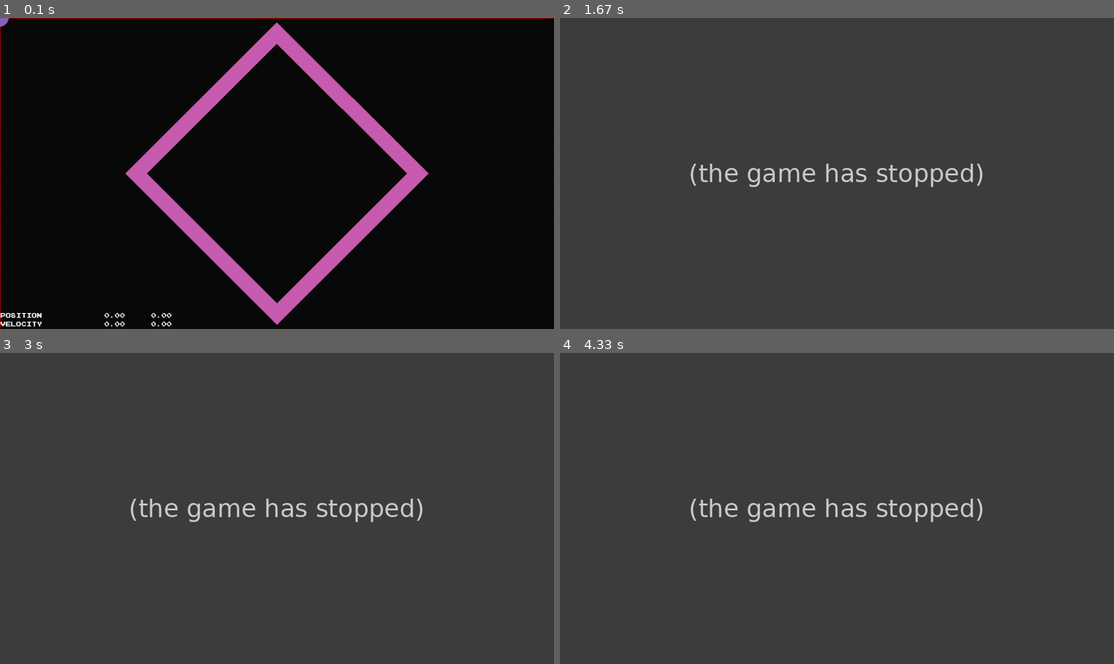
Above: before the commit, frames 1-4 (two rows, left to right).
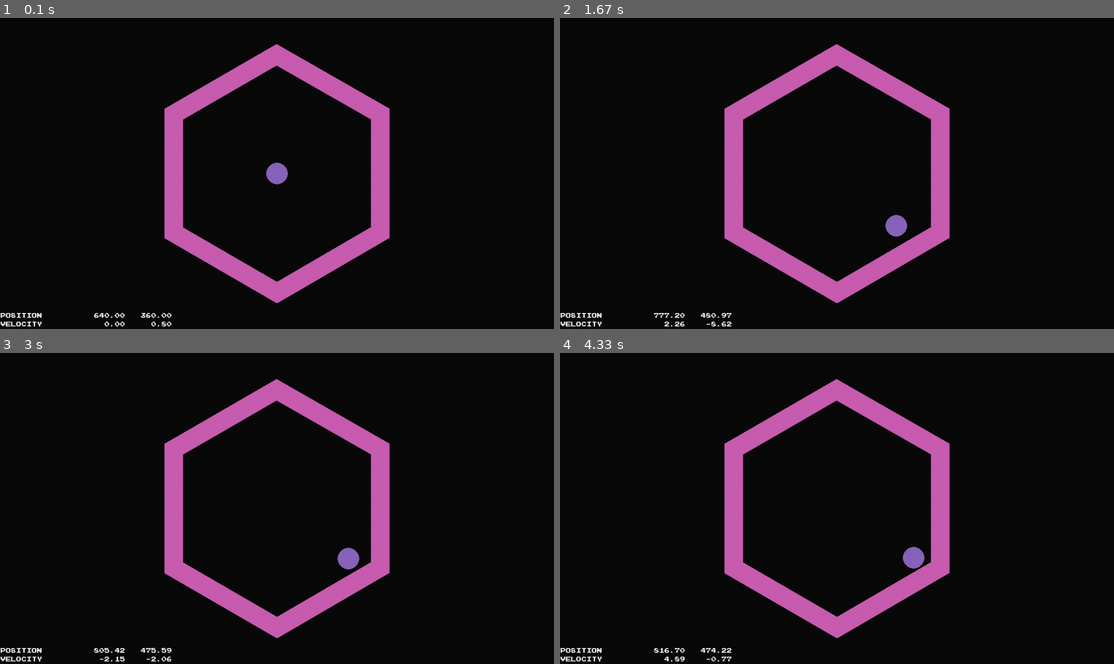
Above: after the commit, the same moments.

Repository: jwannamaker/PolyBounce
Game: pygame game, started from main.py
Two runs of this game, one before a commit and one after it. Both use one fixed random seed, a clock stepped at 60 frames per second and the inputs below.
Inputs:
- Up to frame 1 (0.1 s): no input
- Up to frame 2 (1.67 s): hold Space 0.33-0.8 s; hold D 0.33-0.8 s; hold Q 0.83-1.3 s; hold D 0.83-1.3 s; tap Space at 0.9, 1.2, 1.4 s; hold D from 1.33 s (still down)
- Up to frame 3 (3 s): tap Space at 1.7, 1.9, 2.23, 2.53, 2.73 s; release D at 1.8 s; hold W 1.83-2.13 s; hold D 2.17-2.63 s; hold A from 2.67 s (still down)
- Up to frame 4 (4.33 s): tap Space at 3.03, 3.3, 3.63, 3.97, 4.27 s; release A at 3.2 s; hold E 3.23-3.53 s; hold S 3.23-3.53 s; hold S 3.57-3.87 s; hold A 3.9-4.3 s

The runs differ from the first frame. In frame 1, 8.9% of the frame differs, in the area x 0-100%, y 0-100%; in frame 2, 100%; in frame 3, 100%; in frame 4, 100%.
Error before the commit: TypeError: Polygon.ccw_rotate() missing 1 required positional argument: 'dt' (game.py line 137); the game stopped at 1.3 s (later frames are placeholders)

Commit message:
Pymunk is nearly completely integrated. Collisions with the innermost polygon ring react as expected. The force amount for the player's WASD input will have to be adjusted. I'm expecting that the odd movements that holding a button down produces are due to the 'local position' that they are applied at in Ball. There's this other weird issue, where the ball doesn't draw to the screen unless I call player_ball.draw() in the draw method of PolyBounce. It doesn't render any changes when I call draw() for the player_group, only for the ball itself. I've tried a barrage of solutions for that, and I'm still perplexed, so I'll have to come back to it. It's such a relief to see something that looks like how I want the final product to look!

Diff:
--- a/ball.py
+++ b/ball.py
@@ -26,10 +26,13 @@
         self.mask = pygame.mask.from_surface(self.image)
 
         self.body = pymunk.Body(0, 0, pymunk.Body.DYNAMIC)
-        self.shape = pymunk.Circle(self.body, self.radius, (float(self.position.x), float(self.position.y)))
+        self.body.position = float(self.position.x), float(self.position.y)
+        self.shape = pymunk.Circle(self.body, self.radius)
         self.shape.density = 1
-        self.shape.elasticity = 0.7
-        space.add(self.body)
+        self.shape.elasticity = 0.9
+        self.shape.friction = 0.8
+        self.body.moment = pymunk.moment_for_circle(10, 0, self.radius)
+        space.add(self.body, self.shape)
 
     # def collision(self, type):
     #     collision_sprites = pygame.sprite.spritecollide(self, self.ring_group, False, pygame.sprite.collide_mask)
@@ -74,21 +77,16 @@
     #                     self.velocity.y = bounced_velocity.y
 
     def update(self, dt):
-        self.prev_rect = self.rect.copy()
-        self.prev_position = self.position.copy()
-
         # Applying any user input for movement
         if self.keys_held.count('left'):
-            self.velocity.x -= 0.5
+            self.body.apply_force_at_local_point(LEFT, [self.radius, 0])
         if self.keys_held.count('right'):
-            self.velocity.x += 0.5
+            self.body.apply_force_at_local_point(RIGHT, [-self.radius, 0])
         if self.keys_held.count('up'):
-            # self.velocity.y -= 0.5
-            self.body.apply_force_at_local_point([0, -10], [self.radius/2, 0])
+            self.body.apply_force_at_local_point(UP, [0, -self.radius])
         if self.keys_held.count('down'):
-            # self.velocity.y += 0.5
-            self.body.apply_force_at_local_point([0, 10], [self.radius/2, 0])
-        self.position = Vector2(self.body.position)
+            self.body.apply_force_at_local_point(DOWN, [0, self.radius])
+        self.position = pymunk.pygame_util.to_pygame(self.body.position, self.image)
 
 
         # self.rect.topleft = self.position - Vector2(self.radius)
--- a/game.py
+++ b/game.py
@@ -5,31 +5,6 @@
 from utils import *
 from polygon import Polygon
 from ball import Ball
-
-class ScreenBox:
-    '''
-        The pymunk simulation that the game references and interacts with, but
-        not necessarily what gets displayed to the screen 1:1
-    '''
-    def __init__(self, screen):
-
-        # pymunk setup
-        self.space = pymunk.Space()
-        self.space.gravity = (0, 50)
-        self.draw_options = pymunk.pygame_util.DrawOptions(screen)
-        self.wall_body = pymunk.Body(body_type=pymunk.Body.STATIC)
-        self.wall_shape = self.get_walls(screen)
-        self.space.add(self.wall_body)
-
-    def get_walls(self, surface):
-        margin = 0     # distance from the wall to the box
-        x, y = surface.get_size()
-
-        screen_corners = [(0, 0), (0, y), (x, y), (x, 0)]
-        Polygon.attach_segments(screen_corners, self.wall_body)
-
-    def step(self, dt):
-        self.space.step(dt)
 
 class PolyBounce:
     '''
@@ -44,6 +19,8 @@
             Stay 'trapped' within the innermost ring until it clears
 
     '''
+
+
     def __init__(self):
         # pygame setup
         pygame.init()
@@ -51,10 +28,16 @@
         pygame.display.set_caption('Johnny Tries Physics and Stuff!')
         self.clock = pygame.time.Clock()
         self.fps = 1
-        self.dt = 1 / self.fps        # To create a semi-fixed framerate rendering
+        self.dt = 1 / self.fps
         self.running = False
 
-        self.physics_box = ScreenBox(self.screen)
+        # pymunk setup
+        self.space = pymunk.Space()
+        self.space.gravity = (0, 0.8)
+        self.draw_options = pymunk.pygame_util.DrawOptions(self.screen)
+        self.wall_body = pymunk.Body(0, 0, body_type=pymunk.Body.STATIC)
+        screen_corners = [(0, 0), (0, SCREEN_SIZE.y), (SCREEN_SIZE.x, SCREEN_SIZE.y), (SCREEN_SIZE.x, 0)]
+        Polygon.attach_segments(screen_corners, self.wall_body, self.space)
 
         # font setup
         pygame.font.init()
@@ -66,13 +49,13 @@
         self.screen.blit(self.background, (0, 0))
 
         # game objects setup
-        self.inner_ring = Polygon(self.physics_box.space, 350, 4)
+        self.inner_ring = Polygon(self.space, 300, 6)
         # self.outer_ring = Polygon(250, 6)
         # self.outer_outer_ring = Polygon(300, 6)
         self.ring_group = pygame.sprite.Group(self.inner_ring)
 
-        self.player_ball = Ball(self.physics_box.space, 20)
-        self.player_group = pygame.sprite.RenderClear(self.player_ball)
+        self.player_ball = Ball(self.space, 25)
+        self.player_group = pygame.sprite.Group(self.player_ball)
 
     def start(self):
         self.running = True
@@ -83,8 +66,10 @@
 
     def display_stats(self):
         player_info = []
-        player_info.append('{:15s} {:8.2f} {:8.2f}'.format('Position', self.player_ball.position[0], self.player_ball.position[1]))
-        player_info.append('{:15s} {:8.2f} {:8.2f}'.format('Velocity', self.player_ball.velocity[0], self.player_ball.velocity[1]))
+        # self.space.debug_draw(self.draw_options)
+        # player_info.append('{:15s} {:8.2f} {:8.2f}'.format('Info', self.player_ball.body., self.player_ball.position[1]))
+        player_info.append('{:15s} {:8.2f} {:8.2f}'.format('Position', self.player_ball.body.position[0], self.player_ball.body.position[1]))
+        player_info.append('{:15s} {:8.2f} {:8.2f}'.format('Velocity', self.player_ball.body.velocity[0], self.player_ball.body.velocity[1]))
 
         # TODO Make some fancy display rect for the text to go onto and then blit that onto the screen
 
@@ -115,7 +100,11 @@
                     self.player_ball.add_key_held('right')
 
                 if event.key == pygame.K_SPACE:
-                    self.player_ball.add_key_held('jump')
+                    # self.player_ball.add_key_held('jump')
+                    new_ball = Ball(self.space, 25)
+                    new_ball.draw(self.screen)
+                    self.player_group.add(new_ball)
+
 
             if event.type == pygame.KEYUP:
                 if event.key == pygame.K_LSHIFT:
@@ -131,20 +120,21 @@
                     self.player_ball.remove_key_held('left')
 
                 if event.key == pygame.K_SPACE:
-                    self.player_ball.remove_key_held('jump')
+                    # self.player_ball.remove_key_held('jump')
+                    pass
 
                 if event.key == pygame.K_q:
-                    self.inner_ring.ccw_rotate()
+                    self.inner_ring.ccw_rotate(self.dt)
                 if event.key == pygame.K_e:
-                    self.inner_ring.cw_rotate()
+                    self.inner_ring.cw_rotate(self.dt)
 
     def process_game_logic(self):
         '''
             Updates the player_group and the ring_group according to the current
             game state.
         '''
+        self.ring_group.update(self.dt)
         self.player_group.update(self.dt)
-        self.ring_group.update(self.dt)
 
     def draw(self):
         '''
@@ -152,15 +142,16 @@
         '''
         self.screen.blit(self.background, (0, 0))
         # drawing some lines for the purpose of debugging/analyzing output values
-        pygame.draw.line(self.screen, (255, 0, 0), (self.player_ball.position.x, 0), (self.player_ball.position.x, SCREEN_SIZE.y))
-        pygame.draw.line(self.screen, (255, 0, 0), (0, self.player_ball.position.y), (SCREEN_SIZE.x, self.player_ball.position.y))
+        # pygame.draw.line(self.screen, (255, 0, 0), (self.player_ball.position[0], 0), (self.player_ball.position[0], SCREEN_SIZE[1]))
+        # pygame.draw.line(self.screen, (255, 0, 0), (0, self.player_ball.position[1]), (SCREEN_SIZE[0], self.player_ball.position[1]))
+        # pygame.display.update()
         self.display_stats()
+        self.ring_group.draw(self.screen)
         self.player_ball.draw(self.screen)
-        self.ring_group.draw(self.screen)
 
         # TODO: Add some logic to address the need for semi-fixed framerate
-        self.dt = self.clock.tick(self.fps) / 1000
-        self.physics_box.step(self.dt)
+        self.clock.tick(self.fps)
+        self.space.step(self.dt)
         pygame.display.flip()
 
     def main_loop(self):
--- a/polygon.py
+++ b/polygon.py
@@ -25,9 +25,9 @@
         # Calculated properties
         self.position = Vector2(CENTER)
         self.theta = self.get_theta()
-        self.vertices = self.get_vertices(self.radius)
-        self.inner_vertices = self.get_vertices(self.inner_radius)
-        self.image = pygame.Surface((self.radius * 2, self.radius * 2))
+        self.vertices = self.get_vertices(self.radius, self.radius)
+        self.inner_vertices = self.get_vertices(self.inner_radius, self.radius)
+        self.image = pygame.Surface((self.radius*2, self.radius*2))
         self.image.fill((0, 0, 0))
         self.draw_ring()
         self.image.set_colorkey((0, 0, 0))
@@ -36,10 +36,10 @@
         self.mask = pygame.mask.from_surface(self.image)
 
         # pymunk setup as a kinematic body because it needs to be able to rotate
-        self.body = pymunk.Body(0, 0, pymunk.Body.KINEMATIC)
-        self.body.position = int(self.position.x), int(self.position.y)
-        self.shape = Polygon.attach_segments(self.inner_vertices, self.body)
-        space.add(self.body)
+        self.body = pymunk.Body(0, 0, pymunk.Body.STATIC)
+        self.body.position = float(CENTER.x), float(CENTER.y)
+        sides = self.get_vertices(self.inner_radius)
+        Polygon.attach_segments(sides, self.body, space)
 
     def get_theta(self):
         '''
@@ -48,33 +48,39 @@
         '''
         return (2 * np.pi) / self.N
 
-    def get_vertices(self, radius, tilt = 1.5 * np.pi):
+    def get_vertices(self, radius, offset=0, tilt=1.5*np.pi):
         vertices = []
         for i in range(1, self.N + 1):
-            x = (radius * np.cos(tilt + self.theta * i)) + self.radius
-            y = (radius * np.sin(tilt + self.theta * i)) + self.radius
+            x = (radius * np.cos(tilt + self.theta * i)) + offset
+            y = (radius * np.sin(tilt + self.theta * i)) + offset
             vertices.append(Vector2(x, y))
         return vertices
 
     @staticmethod
-    def attach_segments(vertices, body):
+    def attach_segments(vertices, body, space):
         '''
             Returns the line segments connecting all the passed vertices together,
             adding to the specified body and making all segments neighbors.
 
             Effectively creates a polygon for pymunk purposes.
         '''
-        segment_list = []
+        space.add(body)
         for i in range(len(vertices)):
             j = i + 1 if i < len(vertices)-1 else 0
             point_a = vertices[i][0], vertices[i][1]
             point_b = vertices[j][0], vertices[j][1]
-            segment = pymunk.Segment(body, point_a, point_b, 1)
+            segment = pymunk.Segment(body, point_a, point_b, 2)
             segment.set_neighbors(point_a, point_b) # there is a neighbor present at both endpoints of this segment
-            segment_list.append(segment)
-        return segment_list
+            segment.density = 100
+            segment.elasticity = 0.98
+            segment.friction = 0.65
+            space.add(segment)
+        # return segment_list
 
     def draw_ring(self):
+        '''
+            Draw the ring according to the body's position of the polygon.
+        '''
         pygame.draw.polygon(self.image, random.choice(list(RING_PALLETE.values())), self.vertices)
         pygame.draw.polygon(self.image, (0, 0, 0), self.inner_vertices)
 
--- a/utils.py
+++ b/utils.py
@@ -11,6 +11,12 @@
 
 SCREEN_SIZE = Vector2(1280, 720)
 CENTER = Vector2(SCREEN_SIZE // 2)
+
+scale = 1000
+LEFT = (-scale, 0)
+RIGHT = (scale, 0)
+UP = (0, -scale)
+DOWN = (0, scale)
 
 RING_PALLETE = {
     'white': (250, 250, 250),
